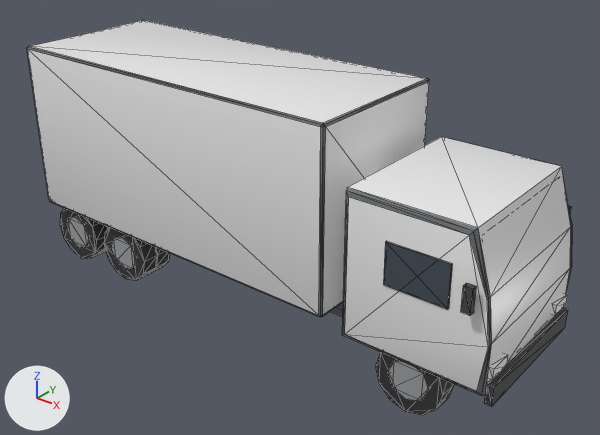
An edit to the glTF model public/assets/models/truck.glb, drawn before and after from the same camera.
One viewpoint serves both versions: a 50 mm camera at (7.55, -8.83, 7.03) aimed at (0.43, 0.08, 1.5). Every picture has the same lights, and +X, +Y and +Z are marked at lower left. The picture after the commit comes second. Mesh edges are drawn as thin lines. Vertices at exactly the same position are counted once.

In view in the first picture: 'truck'.
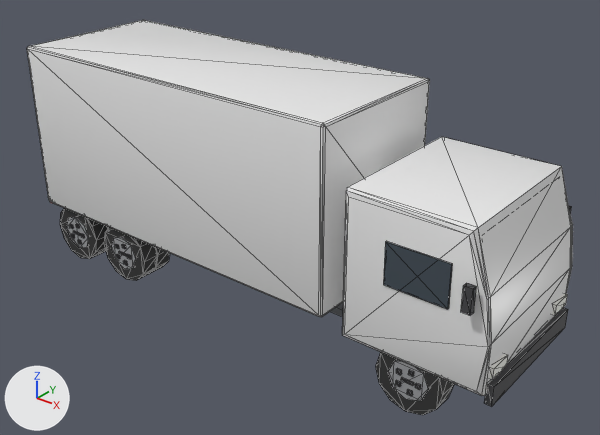
Pixel boxes (x1, y1, x2, y2) of what changed, in the pictures (600 x 435 px):
```json
{"part": 1, "of": "me_truck", "change": "added", "after": [401, 377, 414, 385]}
{"part": 2, "of": "me_truck", "change": "recoloured", "before": [27, 46, 573, 396], "after": [27, 46, 573, 396]}
```

Edits to the scene script, one JSON object a line:
```json
{"op": "add", "block": "mat_rimlug", "code": ["mat_rimlug = principled_material('RimLug')", "mat_rimlug.base_color = (0.12, 0.12, 0.13)  # dark grey #616165", "mat_rimlug.roughness = 0.7"]}
{"block": "me_truck", "where": "# used by ob_truck; location = (0.0, 0.0, 0.0)"}
{"op": "remove", "block": "me_truck", "code": "me_truck.from_pydata(...)  # 516 vertices, 916 faces; spans x -4.19..4.33, y -1.38..1.38, z 0.0..3.67"}
{"op": "add", "block": "me_truck", "code": "me_truck.from_pydata(...)  # 804 vertices, 1348 faces; spans x -4.19..4.33, y -1.38..1.38, z 0.0..3.67"}
{"block": "me_truck", "change": "me_truck part 1: a new loose piece, a box spanning x 3.11..3.29, y -1.203..-1.178, z 0.48..0.52, in mat_rimlug (dark grey #616165)"}
{"block": "me_truck", "change": "me_truck part 2: 144 faces spanning x -4.15..4.25, y -1.25..1.25, z 0.75..3.67 switch from mat_darksteel (grey #6f7376) to mat_body (white #eaeaea)"}
{"block": "me_truck", "change": "other edits to the shape of me_truck do not show in these pictures"}
{"op": "add", "block": "me_truck", "code": "me_truck.materials.append(mat_rimlug)  # dark grey #616165"}
```
